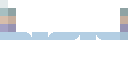
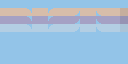
Before/after of a 128 x 64 layered artwork. What changed in the layer stack:
painted on "Tiles" over [0,0,128,40]
showed "BG", painted on it over [0,0,128,64]
